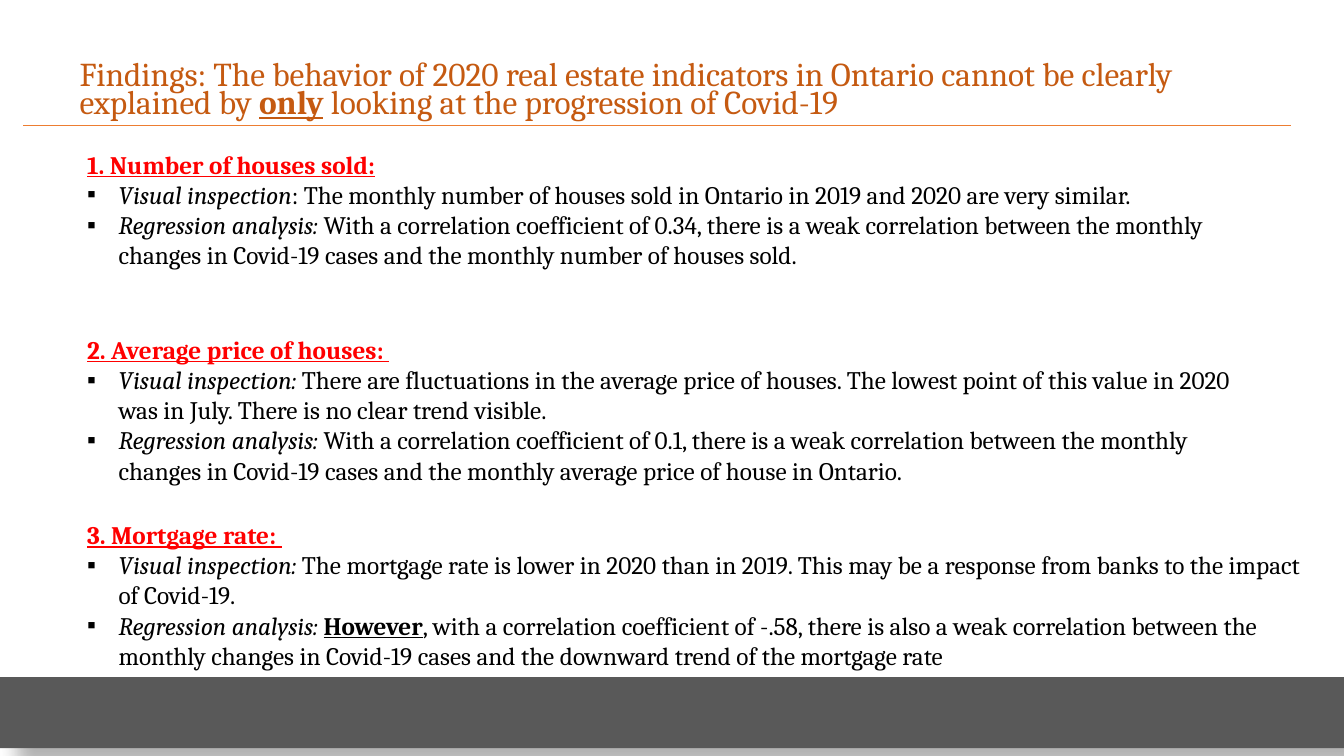
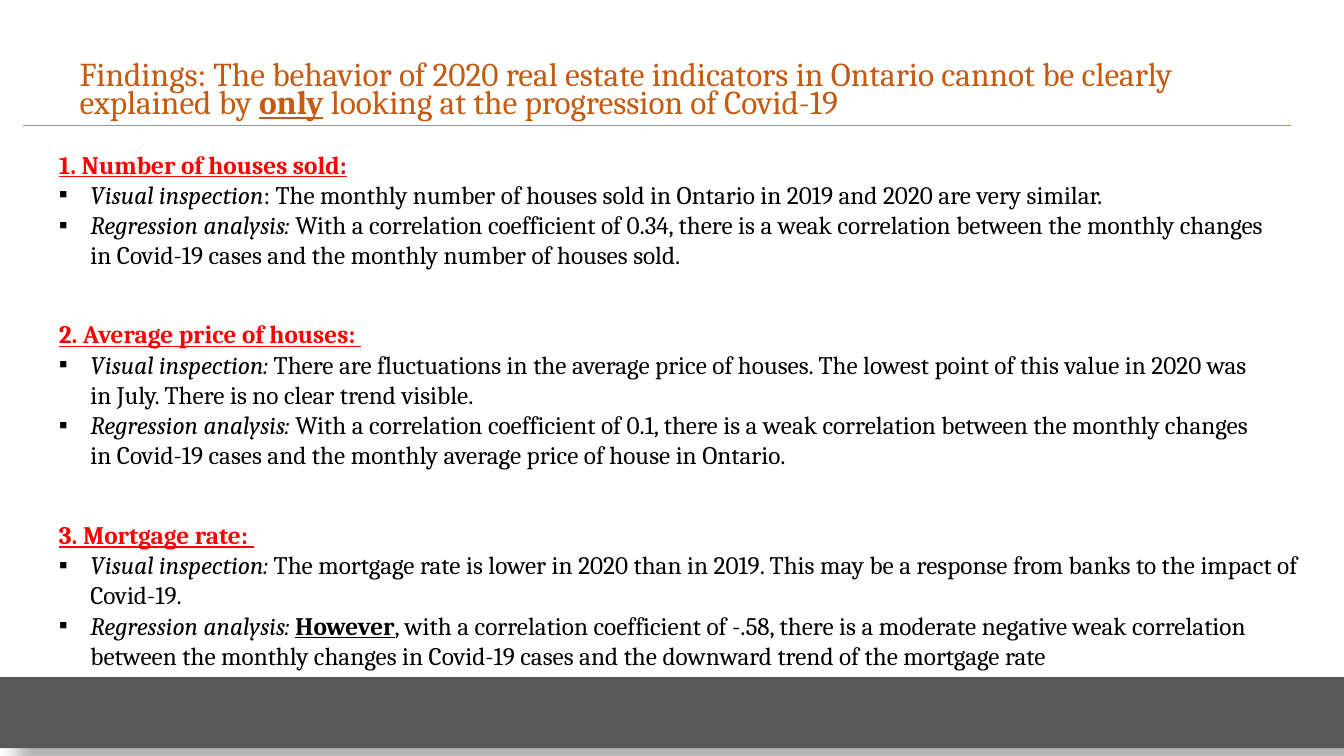
Before and after one commit to elubanska/GTA_real_estate_market, a slide deck: slide 11 of 4.Presentation_proj_1/Real Estate Mkt.pptx. Drawn at 1344x756 pixels with LibreOffice and Linux fonts; fonts in the diff are those of the drawing. Boxes give left, top, right and bottom in pixels: in the first picture for what was removed or moved away, otherwise in the second. Text is boxed around its words. In the diff, an @@ line names an element or a change of style, - is before the commit and + after.

Commit message:
final_update

```diff
--- a/4.Presentation_proj_1/Real Estate Mkt.pptx
+++ b/4.Presentation_proj_1/Real Estate Mkt.pptx
@@ text "1. Number of houses sold:" rewrapped from box(87, 156, 1202, 270) to box(59, 156, 1263, 270) @@
@@ text "2. Average price of houses:" rewrapped from box(87, 341, 1230, 486) to box(59, 325, 1248, 470) @@
@@ text "3. Mortgage rate:": place and size @@
-text "3. Mortgage rate:" at box(87, 527, 1300, 671)
+text "3. Mortgage rate:" at box(59, 527, 1297, 671)
@@ text at box(90, 617, 1245, 671): text changed @@
-▪ Regression analysis: However, with a correlation coefficient of -.58, there is also a weak correlation between the monthly changes in Covid-19 cases and the downward trend of the mortgage rate
+▪ Regression analysis: However, with a correlation coefficient of -.58, there is a moderate negative weak correlation between the monthly changes in Covid-19 cases and the downward trend of the mortgage rate
```
Also in this commit, not shown: 1 other slide changed.
